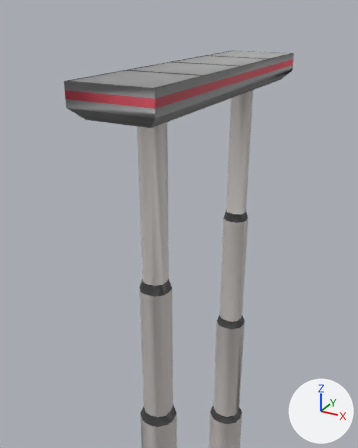
The OBJ model packages/p1pbr/assets/models/piston_stair.obj: old version first, new version second.
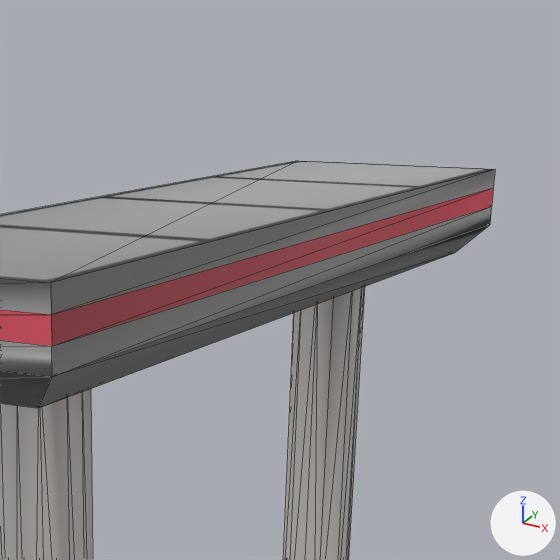
Each version appears first from a camera (50 mm lens) standing at (1.387, -2.852, 0.323) and looking at (0.084, -0.484, -0.861), and next in a close-up on the part from 39% to 88% of the width and 0% to 39% of the height. Arrows for +X, +Y and +Z are at lower right; the lights stay in place. The last two pictures show the newer version. The close-ups show mesh edges as thin lines. Where no turn or scale is listed for an object, it has been applied to the vertices.

The first close-up shows 'piston_stair_model_0.mdl/piston_stair_model_0.smd.001'.
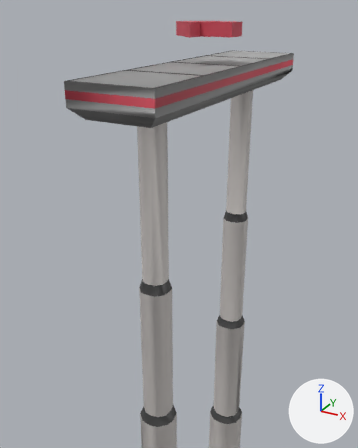
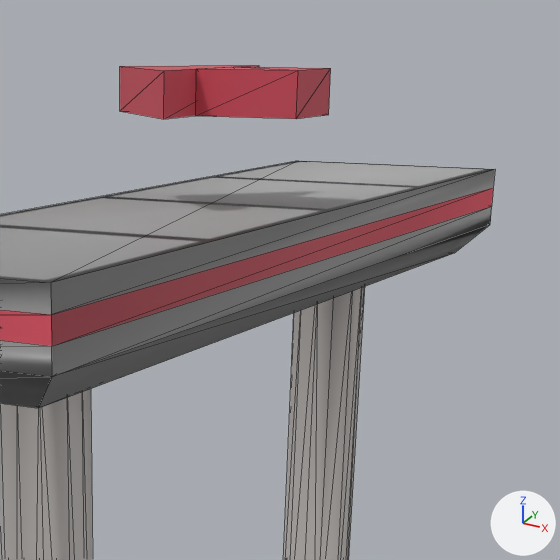
The change, as JSON lines over the scene's bpy script:
```json
{"op": "add", "block": "me_cube_005", "code": ["me_cube_005 = bpy.data.meshes.new('Cube.005')", "me_cube_005.from_pydata(...)  # 6 vertices, 8 faces; spans x -0.2..0.0, y -0.2..0.2, z 0.16..0.24", "me_cube_005.materials.append(mat_laser_catcher)  # picture img_laser_catcher_mod_png"]}
{"op": "add", "block": "me_cube_004", "code": ["me_cube_004 = bpy.data.meshes.new('Cube.004')", "me_cube_004.from_pydata(...)  # a box spanning x 0.0..0.2, y -0.075..0.075, z 0.16..0.24", "me_cube_004.materials.append(mat_laser_catcher)  # picture img_laser_catcher_mod_png"]}
{"op": "add", "block": "ob_cube_005", "code": ["ob_cube_005 = bpy.data.objects.new('Cube.005', me_cube_005)", "ob_cube_005.location = (0.0, 0.0, 0.0)"]}
{"op": "add", "block": "ob_cube_004", "code": ["ob_cube_004 = bpy.data.objects.new('Cube.004', me_cube_004)", "ob_cube_004.location = (0.0, 0.0, 0.0)"]}
```

What differs and where, as boxes [x1, y1, x2, y2] in the close-ups (560 x 560 px):
```json
{"object": "Cube.004", "change": "added", "after": [196, 67, 331, 119], "on screen": "red"}
{"object": "Cube.005", "change": "added", "after": [120, 65, 259, 119], "on screen": "brown"}
```
